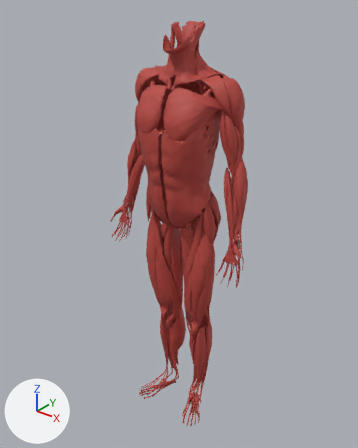
Before and after pictures for a commit that changed the glTF model public/models/muscles.glb.
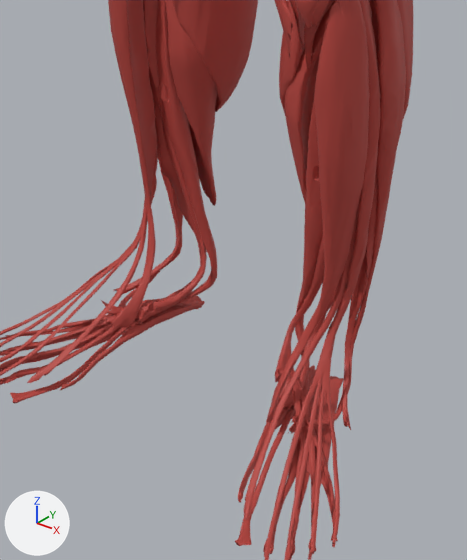
The first picture shows the older version from a 50 mm camera at (1.06, -1.331, 1.696) aimed at (-0.022, 0.021, 0.858). The close-ups show the older and then the newer version on the part from 40% to 62% of the width and 74% to 95% of the height of that picture. Only the edits that show in the close-ups are written down. The lights are fixed; the arrows at lower left show +X, +Y and +Z. Where no turn or scale is listed for an object, it has been applied to the vertices.

The older version as bpy lines, for what is in view:
```python
me_extensor_hallucis_longus_r = bpy.data.meshes.new('extensor-hallucis-longus-r')
me_extensor_hallucis_longus_r.from_pydata(...)  # 500 vertices, 1000 faces; spans x -0.014..0.014, y -0.072..0.072, z -0.136..0.136
me_extensor_hallucis_longus_r.materials.append(mat_muscles)  # red #b6443d
me_flexor_hallucis_longus_r = bpy.data.meshes.new('flexor-hallucis-longus-r')
me_flexor_hallucis_longus_r.from_pydata(...)  # 702 vertices, 1399 faces; spans x -0.033..0.033, y -0.089..0.089, z -0.161..0.161
me_flexor_hallucis_longus_r.materials.append(mat_muscles)  # red #b6443d
me_gastrocnemius_l = bpy.data.meshes.new('gastrocnemius-l')
me_gastrocnemius_l.from_pydata(...)  # 1004 vertices, 1999 faces; spans x -0.048..0.048, y -0.043..0.043, z -0.155..0.155
me_gastrocnemius_l.materials.append(mat_muscles)  # red #b6443d
ob_extensor_hallucis_longus_r = bpy.data.objects.new('extensor-hallucis-longus-r', me_extensor_hallucis_longus_r)
ob_extensor_hallucis_longus_r.location = (-0.0931, -0.0368, 0.1577)
ob_flexor_hallucis_longus_r = bpy.data.objects.new('flexor-hallucis-longus-r', me_flexor_hallucis_longus_r)
ob_flexor_hallucis_longus_r.location = (-0.0844, -0.033, 0.1683)
ob_gastrocnemius_l = bpy.data.objects.new('gastrocnemius-l', me_gastrocnemius_l)
ob_gastrocnemius_l.location = (0.07, 0.0515, 0.3556)
# also in view: 'flexor-digitorum-brevis-l' at (0.112, -0.031, 0.015); 'extensor-digitorum-longus-r' at (-0.127, -0.04, 0.224); 'soleus-r' at (-0.075, 0.039, 0.274); 'gastrocnemius-r' at (-0.069, 0.052, 0.356); 'flexor-digitorum-brevis-r' at (-0.111, -0.031, 0.015)
```
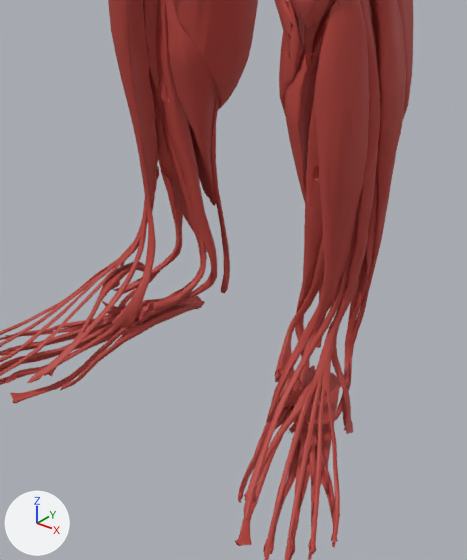
Where the change shows, as pixel boxes [x1, y1, x2, y2] in the close-ups (467 x 560 px):
'plantaris-r', added (red)
    after: [211, 93, 230, 293]
'extensor-hallucis-brevis-l', added
    after: [244, 372, 341, 503]
'extensor-hallucis-brevis-r', added
    after: [49, 262, 145, 377]
'fibularis-tertius-l', added
    after: [331, 280, 358, 434]
'fibularis-tertius-r', added
    after: [111, 154, 159, 290]
'plantaris-l', added (mostly hidden)
    after: [316, 283, 323, 348]

What changed in the scene script:
```text
Add me_extensor_hallucis_brevis_l:
    me_extensor_hallucis_brevis_l.from_pydata(...)  # 202 vertices, 399 faces; spans x -0.007..0.007, y -0.0599..0.0599, z -0.023..0.023
    me_extensor_hallucis_brevis_l.materials.append(mat_muscles)  # red #b6443d
Add me_extensor_hallucis_brevis_r:
    me_extensor_hallucis_brevis_r.from_pydata(...)  # 202 vertices, 399 faces; spans x -0.007..0.007, y -0.0599..0.0599, z -0.023..0.023
    me_extensor_hallucis_brevis_r.materials.append(mat_muscles)  # red #b6443d
Add me_fibularis_tertius_l:
    me_fibularis_tertius_l.from_pydata(...)  # 252 vertices, 498 faces; spans x -0.015..0.015, y -0.0199..0.0199, z -0.0664..0.0664
    me_fibularis_tertius_l.materials.append(mat_muscles)  # red #b6443d
Add me_fibularis_tertius_r:
    me_fibularis_tertius_r.from_pydata(...)  # 251 vertices, 498 faces; spans x -0.015..0.015, y -0.0199..0.0199, z -0.0664..0.0664
    me_fibularis_tertius_r.materials.append(mat_muscles)  # red #b6443d
Add me_plantaris_l:
    me_plantaris_l.from_pydata(...)  # 252 vertices, 500 faces; spans x -0.031..0.031, y -0.031..0.031, z -0.255..0.255
    me_plantaris_l.materials.append(mat_muscles)  # red #b6443d
Add me_plantaris_r:
    me_plantaris_r.from_pydata(...)  # 252 vertices, 500 faces; spans x -0.031..0.031, y -0.032..0.032, z -0.255..0.255
    me_plantaris_r.materials.append(mat_muscles)  # red #b6443d
Add ob_extensor_hallucis_brevis_l:
    ob_extensor_hallucis_brevis_l = bpy.data.objects.new('extensor-hallucis-brevis-l', me_extensor_hallucis_brevis_l)
    ob_extensor_hallucis_brevis_l.location = (0.098, -0.0373, 0.0477)
Add ob_extensor_hallucis_brevis_r:
    ob_extensor_hallucis_brevis_r = bpy.data.objects.new('extensor-hallucis-brevis-r', me_extensor_hallucis_brevis_r)
    ob_extensor_hallucis_brevis_r.location = (-0.0967, -0.0373, 0.0477)
Add ob_fibularis_tertius_l:
    ob_fibularis_tertius_l = bpy.data.objects.new('fibularis-tertius-l', me_fibularis_tertius_l)
    ob_fibularis_tertius_l.location = (0.1056, 0.0179, 0.0905)
Add ob_fibularis_tertius_r:
    ob_fibularis_tertius_r = bpy.data.objects.new('fibularis-tertius-r', me_fibularis_tertius_r)
    ob_fibularis_tertius_r.location = (-0.1043, 0.0179, 0.0905)
Add ob_plantaris_l:
    ob_plantaris_l = bpy.data.objects.new('plantaris-l', me_plantaris_l)
    ob_plantaris_l.location = (0.0707, 0.0336, 0.2794)
Add ob_plantaris_r:
    ob_plantaris_r = bpy.data.objects.new('plantaris-r', me_plantaris_r)
    ob_plantaris_r.location = (-0.0694, 0.0335, 0.2794)
```
